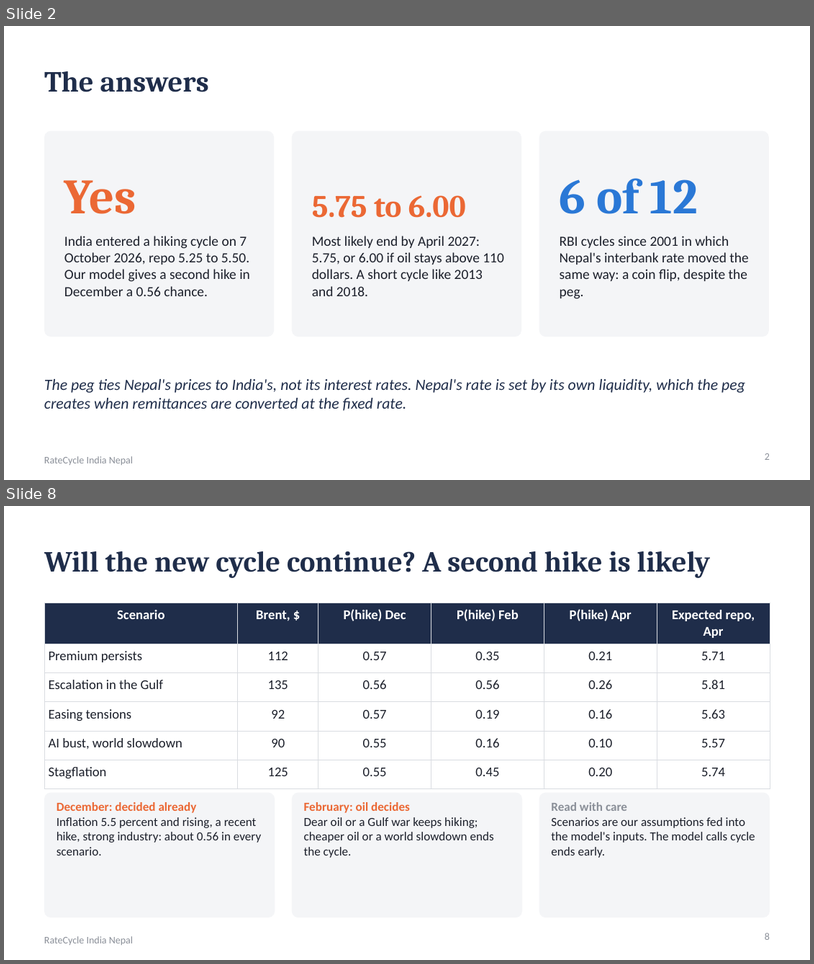
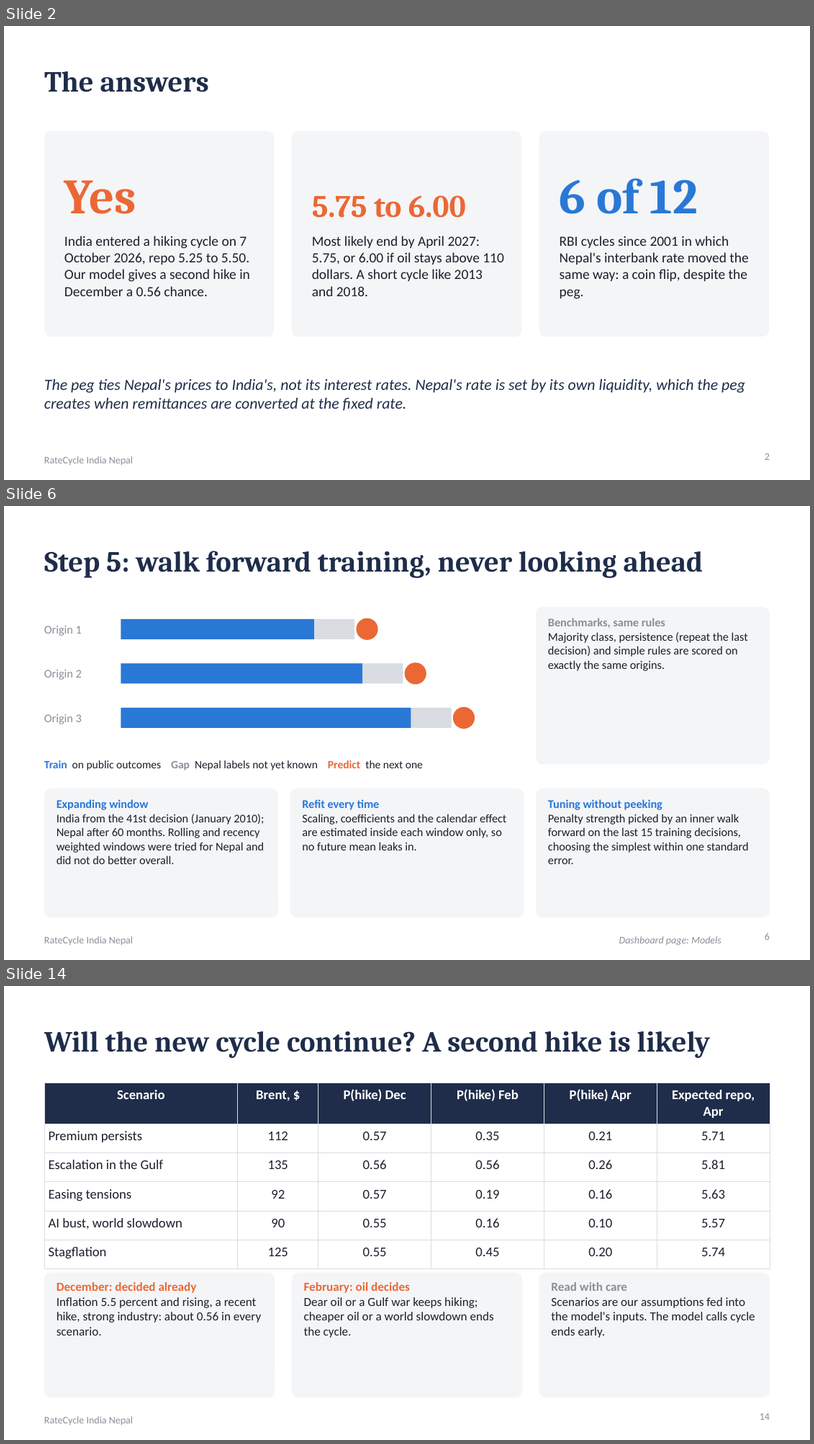
Before and after one commit to sakrit204-byte/interest_rate_cycle_prediction_for_india, a slide deck: reports/presentation/ratecycle_india_nepal.pptx. Shown one above the other, each under a label of ours: slides 2 and 8 before the commit, slides 2, 6 and 14 after it; the slides between them are not shown. The pictures are 814x964 and 814x1444 pixels, drawn with LibreOffice and Linux fonts; fonts in the diff are those of the drawing. Boxes give left, top, right and bottom in pixels: in the first picture for what was removed or moved away, otherwise in the second. Text is boxed around its words. In the diff, an @@ line names an element or a change of style, - is before the commit and + after.

Commit message:
Presentation: seven slides on the model training process

```diff
--- a/reports/presentation/ratecycle_india_nepal.pptx
+++ b/reports/presentation/ratecycle_india_nepal.pptx
@@ slide 6 added at box(4, 506, 810, 960), background #FFFFFF; not listed: 1 template element that a slide beside it also shows @@
@@ title added at box(44, 551, 704, 578), 26 pt, text #1F2D4A, bold @@
+Step 5: walk forward training, never looking ahead
@@ rounded rectangle added at box(536, 607, 770, 764), fill #F4F5F7 @@
@@ text added at box(44, 626, 82, 636), 10.5 pt, text #8A8F98 @@
+Origin 1
@@ rectangle added at box(121, 619, 314, 639), fill #2A78D6 @@
@@ rectangle added at box(314, 619, 355, 639), fill #D9DCE1 @@
@@ ellipse added at box(356, 618, 378, 640), fill #EB6834 @@
@@ text added at box(548, 618, 748, 671), 10.5 pt, text #1B1F2A @@
+Benchmarks, same rules
+Majority class, persistence (repeat the last decision) and simple rules are scored on exactly the same origins.
@@ text added at box(44, 669, 82, 680), 10.5 pt, text #8A8F98 @@
+Origin 2
@@ rectangle added at box(121, 663, 363, 683), fill #2A78D6 @@
@@ rectangle added at box(363, 663, 403, 683), fill #D9DCE1 @@
@@ ellipse added at box(405, 662, 427, 685), fill #EB6834 @@
@@ text added at box(44, 714, 82, 724), 10.5 pt, text #8A8F98 @@
+Origin 3
@@ rectangle added at box(121, 708, 412, 728), fill #2A78D6 @@
@@ rectangle added at box(412, 708, 452, 728), fill #D9DCE1 @@
@@ ellipse added at box(453, 707, 475, 728), fill #EB6834 @@
@@ text added at box(44, 760, 423, 770), 10 pt, text #1B1F2A @@
+Train on public outcomes Gap Nepal labels not yet known Predict the next one
@@ rounded rectangle added at box(44, 788, 278, 917), fill #F4F5F7 @@
@@ text added at box(57, 799, 264, 864), 10.5 pt, text #1B1F2A @@
+Expanding window
+India from the 41st decision (January 2010); Nepal after 60 months. Rolling and recency weighted windows were tried for Nepal and did not do better overall.
@@ rounded rectangle added at box(291, 788, 524, 917), fill #F4F5F7 @@
@@ text added at box(302, 799, 507, 850), 10.5 pt, text #1B1F2A @@
+Refit every time
+Scaling, coefficients and the calendar effect are estimated inside each window only, so no future mean leaks in.
@@ rounded rectangle added at box(536, 788, 770, 917), fill #F4F5F7 @@
@@ text added at box(548, 799, 749, 864), 10.5 pt, text #1B1F2A @@
+Tuning without peeking
+Penalty strength picked by an inner walk forward on the last 15 training decisions, choosing the simplest within one standard error.
@@ text added at box(620, 936, 722, 945), 9 pt, text #8A8F98, italic @@
+Dashboard page: Models
@@ page number added at box(765, 932, 770, 939), 9 pt, text #8A8F98 @@
+6
@@ what was slide 8 is now slide 14 @@
@@ page number at box(760, 1413, 770, 1419): text changed @@
-8
+14
```
Also in this commit, not shown: 6 slides changed, 6 other slides added, 1 slide removed, 1 other file.
